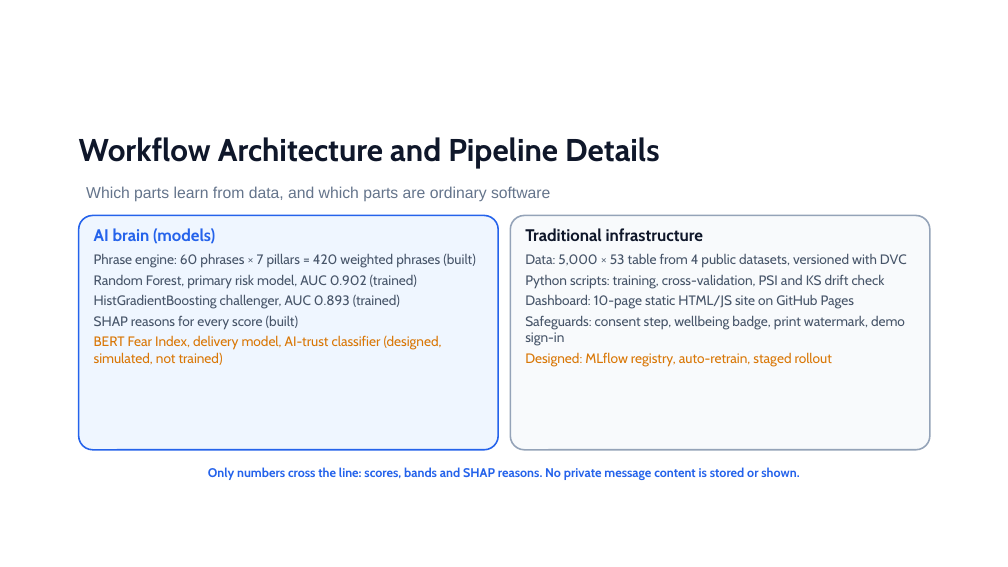
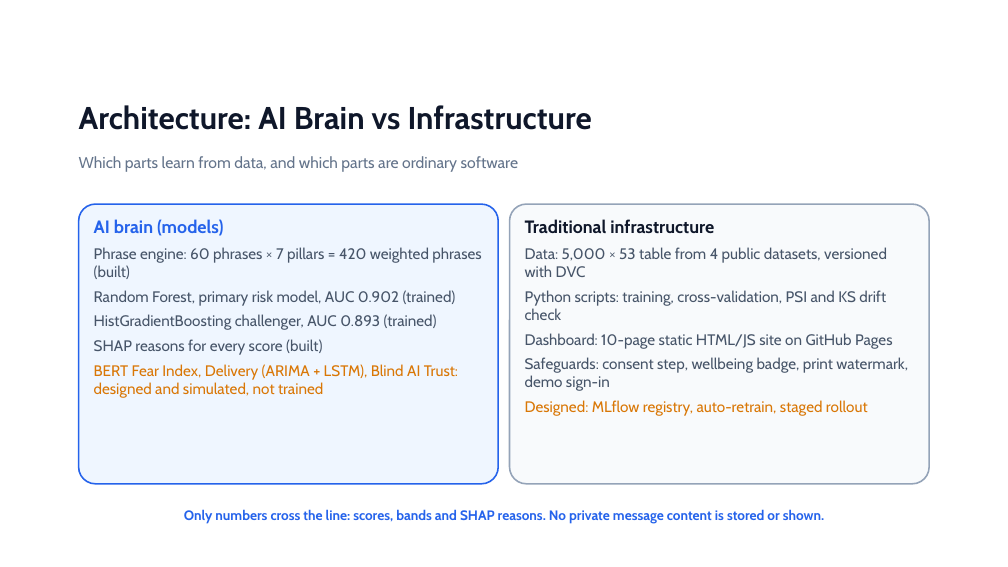
Before and after one commit to deepkantmba-collab/prosense-dashboard, a slide deck: slide 8 of deck/ProSense_AI_Capstone_Deck.pptx (slide 7 before the commit). Drawn at 1008x567 pixels with LibreOffice and Linux fonts; fonts in the diff are those of the drawing. Boxes give left, top, right and bottom in pixels: in the first picture for what was removed or moved away, otherwise in the second. Text is boxed around its words. In the diff, an @@ line names an element or a change of style, - is before the commit and + after.

```diff
--- a/deck/ProSense_AI_Capstone_Deck.pptx
+++ b/deck/ProSense_AI_Capstone_Deck.pptx
@@ text at (79,105,592,130): text changed @@
-Workflow Architecture and Pipeline Details
+Architecture: AI Brain vs Infrastructure
@@ text "Which parts learn from data, ...": place and size @@
-text "Which parts learn from data, ..." at (86,186,550,202)
+text "Which parts learn from data, ..." at (79,156,518,172)
@@ text "Which parts learn from data, ..." at (79,156,518,172): font Arial to Cabin @@
@@ rounded rectangle: place and size @@
-rounded rectangle at (79,216,498,450)
+rounded rectangle at (79,204,498,484)
@@ rounded rectangle: place and size @@
-rounded rectangle at (510,216,930,450)
+rounded rectangle at (510,204,929,484)
@@ text "AI brain (models)": place and size @@
-text "AI brain (models)" at (94,228,475,365)
+text "AI brain (models)" at (94,219,481,398)
@@ text at (94,219,481,355): size 16 to 17 pt in "AI brain (models)"; size 13 to 14.5 pt in "Phrase engine: 60 phrases × 7 pillars ...", "Random Forest, primary risk model, AUC 0.902 ...", "HistGradientBoosting challenger, AUC 0.893 (trained)", "SHAP reasons for every score (built)"; more space between paragraphs @@
@@ text "Traditional infrastructure": place and size @@
-text "Traditional infrastructure" at (525,228,907,367)
+text "Traditional infrastructure" at (525,219,908,416)
@@ text "Traditional infrastructure" at (525,219,908,416): size 16 to 17 pt in "Traditional infrastructure"; size 13 to 14.5 pt; more space between paragraphs @@
@@ text at (94,364,458,398): text changed; size 13 to 14.5 pt @@
-BERT Fear Index, delivery model, AI-trust classifier (designed, simulated, not trained)
+BERT Fear Index, Delivery (ARIMA + LSTM), Blind AI Trust: designed and simulated, not trained
@@ text "Only numbers cross the line: ...": place and size @@
-text "Only numbers cross the line: ..." at (208,467,799,480)
+text "Only numbers cross the line: ..." at (184,509,824,524)
@@ text "Only numbers cross the line: ..." at (184,509,824,524): size 12 to 13 pt @@
```
Also in this commit, not shown: 11 other slides changed, 4 slides added.
